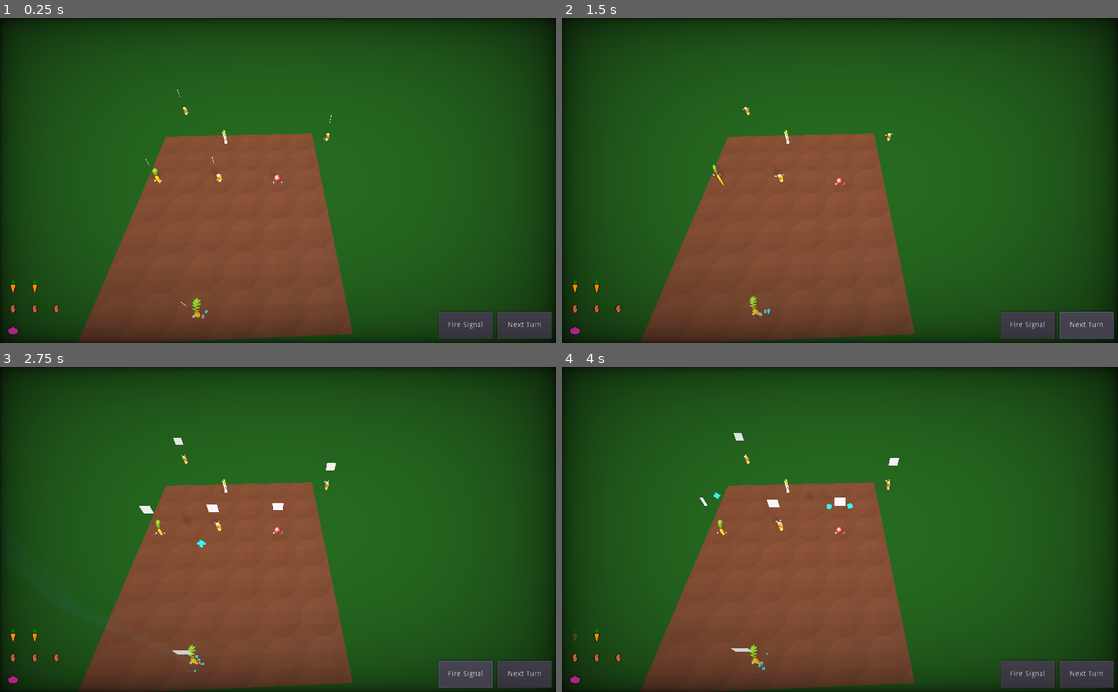
Above: before the commit, frames 1-4 (two rows, left to right).
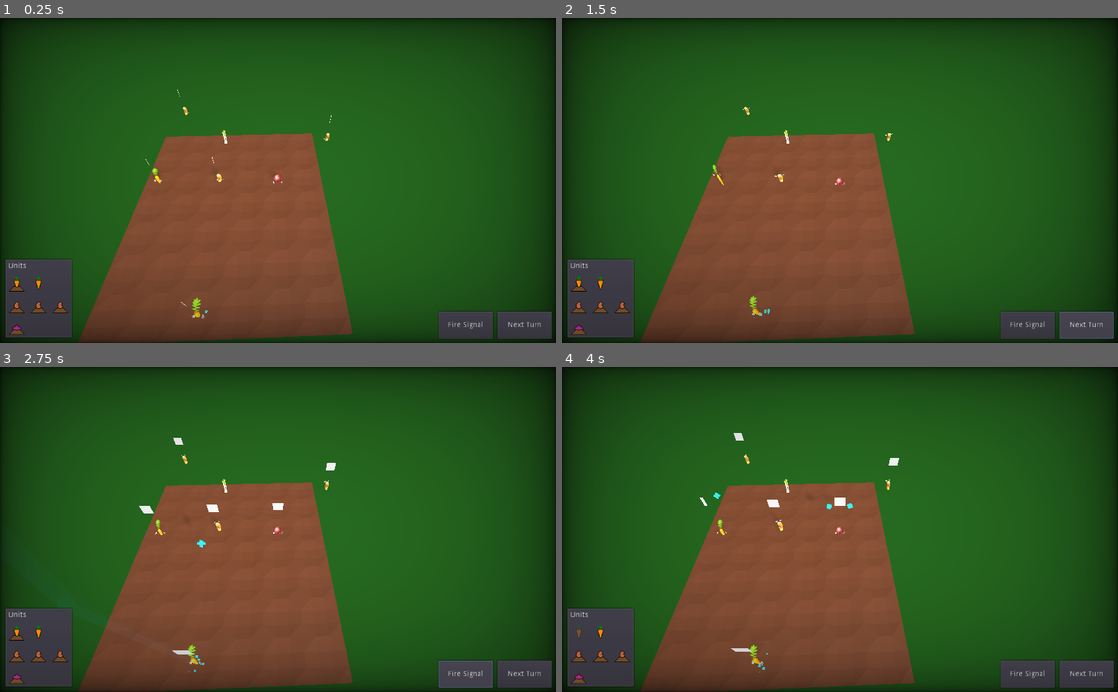
Above: after the commit, the same moments.

Repository: wingedadventurer/gwj-xii
Game: Godot game, scene res://scenes/levels/level_test.tscn
Two runs of this game, one before a commit and one after it. Both use one fixed random seed, a clock stepped at 60 frames per second and the inputs below.
Inputs (mouse positions are in pixels of both pictures, inside the frame that each line leads up to):
- Up to frame 1 (0.25 s): no input
- Up to frame 2 (1.5 s): click "Next Turn" at 0.5 s; click "Next Turn" at 1.25 s
- Up to frame 3 (2.75 s): click "Fire Signal" at 2 s
- Up to frame 4 (4 s): click (573, 636) at 2.77 s; click "Unbury" at 3.5 s

The runs differ from the first frame. In frame 1, 2.8% of the frame differs, in the area x 1-13%, y 74-99%; in frame 2, 2.8%; in frame 3, 2.8%; in frame 4, 2.8%.

Commit message:
Add buried indicator for icons; improve units panel

Diff:
--- a/godot-project/scenes/levels/level_test.tscn
+++ b/godot-project/scenes/levels/level_test.tscn
@@ -8,7 +8,7 @@
 [ext_resource path="res://scenes/signal_start.tscn" type="PackedScene" id=6]
 [ext_resource path="res://scenes/celery.tscn" type="PackedScene" id=7]
 
-[node name="level" index="0" instance=ExtResource( 1 )]
+[node name="level" instance=ExtResource( 1 )]
 
 [node name="collision_polygon" parent="playable_area" index="0"]
 polygon = PoolVector2Array( -4.41949, -2.44929, 1.3917, -2.40288, 1.39856, 4.39782, -4.44466, 4.42229 )
--- a/godot-project/scenes/signal_start.tscn
+++ b/godot-project/scenes/signal_start.tscn
@@ -3,7 +3,7 @@
 [ext_resource path="res://scripts/signal_start.gd" type="Script" id=1]
 [ext_resource path="res://scenes/signal_launcher.tscn" type="PackedScene" id=2]
 [ext_resource path="res://models/model_thunder.tscn" type="PackedScene" id=3]
-[ext_resource path="res://audio/sfx/signal/laser.wav" type="AudioStream" id=4]
+[ext_resource path="res://audio/sfx/signal/start_signal_2.wav" type="AudioStream" id=4]
 
 [sub_resource type="SpatialMaterial" id=1]
 albedo_color = Color( 0.121569, 0.827451, 0.976471, 1 )
--- a/godot-project/scenes/ui/unit_icon.tscn
+++ b/godot-project/scenes/ui/unit_icon.tscn
@@ -1,8 +1,9 @@
-[gd_scene load_steps=4 format=2]
+[gd_scene load_steps=5 format=2]
 
 [ext_resource path="res://textures/unit_icons/icon_carrot.png" type="Texture" id=1]
 [ext_resource path="res://scripts/ui/unit_icon.gd" type="Script" id=2]
-[ext_resource path="res://textures/icon_selected.png" type="Texture" id=3]
+[ext_resource path="res://textures/icon_buried.png" type="Texture" id=3]
+[ext_resource path="res://textures/icon_selected.png" type="Texture" id=4]
 
 [node name="unit_icon" type="TextureButton"]
 margin_right = 32.0
@@ -11,6 +12,15 @@
 texture_normal = ExtResource( 1 )
 script = ExtResource( 2 )
 
+[node name="buried" type="TextureRect" parent="."]
+visible = false
+margin_right = 32.0
+margin_bottom = 32.0
+rect_min_size = Vector2( 32, 32 )
+size_flags_horizontal = 3
+size_flags_vertical = 3
+texture = ExtResource( 3 )
+
 [node name="selected" type="TextureRect" parent="."]
 visible = false
 margin_right = 32.0
--- a/godot-project/scenes/ui/unit_icons.tscn
+++ b/godot-project/scenes/ui/unit_icons.tscn
@@ -2,35 +2,47 @@
 
 [ext_resource path="res://scripts/ui/unit_icons.gd" type="Script" id=1]
 
-[node name="unit_icons" type="VBoxContainer"]
+[node name="unit_icons" type="PanelContainer"]
 anchor_top = 1.0
 anchor_bottom = 1.0
 margin_left = 8.0
-margin_top = -120.0
-margin_right = 40.0
+margin_top = -156.0
+margin_right = 56.0
 margin_bottom = -8.0
-custom_constants/separation = 8
 script = ExtResource( 1 )
 __meta__ = {
 "_edit_lock_": true
 }
 
-[node name="carrots" type="HBoxContainer" parent="."]
-margin_right = 32.0
-margin_bottom = 32.0
+[node name="vb" type="VBoxContainer" parent="."]
+margin_left = 7.0
+margin_top = 7.0
+margin_right = 41.0
+margin_bottom = 141.0
+custom_constants/separation = 8
+
+[node name="label" type="Label" parent="vb"]
+margin_right = 34.0
+margin_bottom = 14.0
+text = "Units"
+
+[node name="carrots" type="HBoxContainer" parent="vb"]
+margin_top = 22.0
+margin_right = 34.0
+margin_bottom = 54.0
 rect_min_size = Vector2( 32, 32 )
 custom_constants/separation = 8
 
-[node name="potatoes" type="HBoxContainer" parent="."]
-margin_top = 40.0
-margin_right = 32.0
-margin_bottom = 72.0
+[node name="potatoes" type="HBoxContainer" parent="vb"]
+margin_top = 62.0
+margin_right = 34.0
+margin_bottom = 94.0
 rect_min_size = Vector2( 32, 32 )
 custom_constants/separation = 8
 
-[node name="onions" type="HBoxContainer" parent="."]
-margin_top = 80.0
-margin_right = 32.0
-margin_bottom = 112.0
+[node name="onions" type="HBoxContainer" parent="vb"]
+margin_top = 102.0
+margin_right = 34.0
+margin_bottom = 134.0
 rect_min_size = Vector2( 32, 32 )
 custom_constants/separation = 8
--- a/godot-project/scripts/ui/unit_icon.gd
+++ b/godot-project/scripts/ui/unit_icon.gd
@@ -19,10 +19,13 @@
 
 	texture_normal = unit_icons[unit.unit_type]
 	$selected.visible = unit.selected
+	$buried.visible = unit.buried
 	if unit.action_done:
-		self_modulate.a = 0.2
+		self_modulate.a = 0.3
+		$buried.modulate.a = 0.3
 	else:
 		self_modulate.a = 1.0
+		$buried.modulate.a = 1.0
 
 func _on_unit_icon_pressed() -> void:
 	if not unit: return
--- a/godot-project/scripts/ui/unit_icons.gd
+++ b/godot-project/scripts/ui/unit_icons.gd
@@ -1,10 +1,10 @@
-extends VBoxContainer
+extends PanelContainer
 
 onready var scene_unit_icon = preload("res://scenes/ui/unit_icon.tscn")
 
-onready var list_carrots = get_node("carrots")
-onready var list_potatoes = get_node("potatoes")
-onready var list_onions = get_node("onions")
+onready var list_carrots = get_node("vb/carrots")
+onready var list_potatoes = get_node("vb/potatoes")
+onready var list_onions = get_node("vb/onions")
 
 func _ready() -> void:
 	fill_lists()
--- a/godot-project/scripts/unit.gd
+++ b/godot-project/scripts/unit.gd
@@ -146,6 +146,7 @@
 	hide_move_arrows()
 	deselect()
 	set_action_done(true)
+	if icon: icon.update_icon()
 
 func unbury() -> void:
 	buried = false
@@ -155,6 +156,7 @@
 	$sfx_unbury.play(0.0)
 	deselect()
 	set_action_done(true)
+	if icon: icon.update_icon()
 
 func launch_signals() -> void:
 	for signal_launcher in $signal_launchers.get_children():
Not shown, added: godot-project/audio/sfx/signal/start_signal_2.wav.import
Not shown: 1 places in godot-project/scenes/ui/unit_icon.tscn that only renumber resources
Binary file added: godot-project/textures/icon_buried.png
Not shown, added: godot-project/textures/icon_buried.png.import
Binary file changed: godot-project/textures/icon_selected.png
Binary file changed: godot-project/textures/unit_icons/icon_carrot.png
Binary file changed: godot-project/textures/unit_icons/icon_onion.png
Binary file changed: godot-project/textures/unit_icons/icon_potato.png
Not shown, added: godot-project/audio/sfx/signal/start_signal_2.wav
